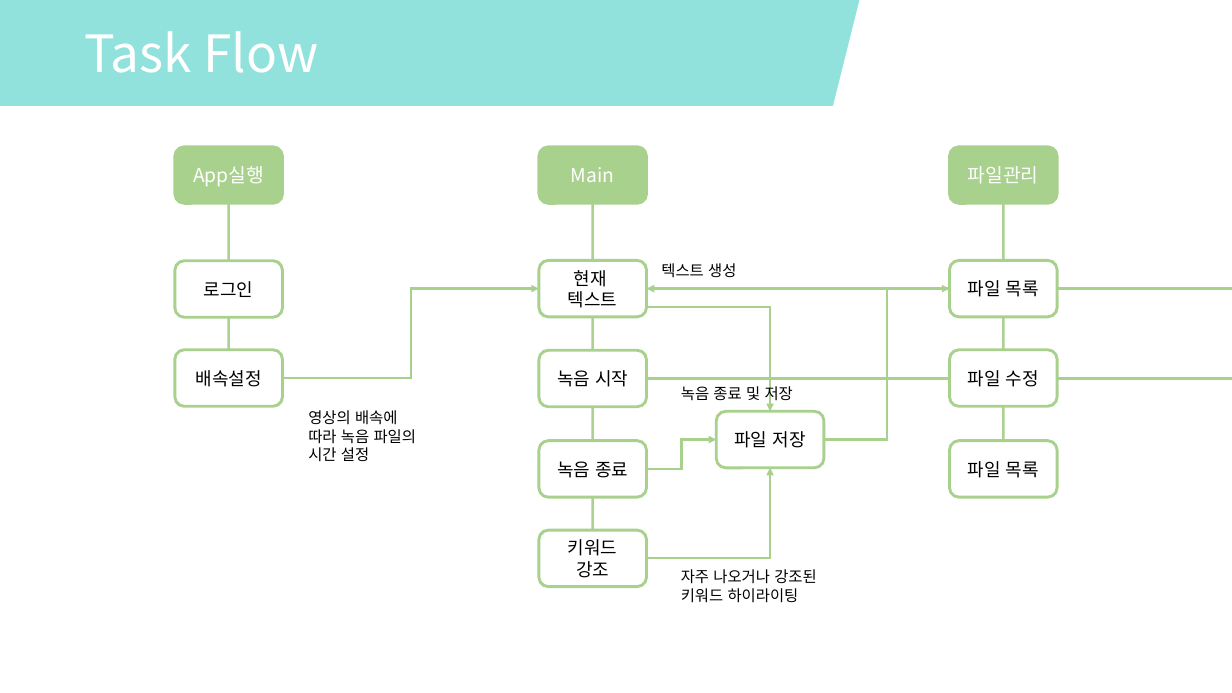
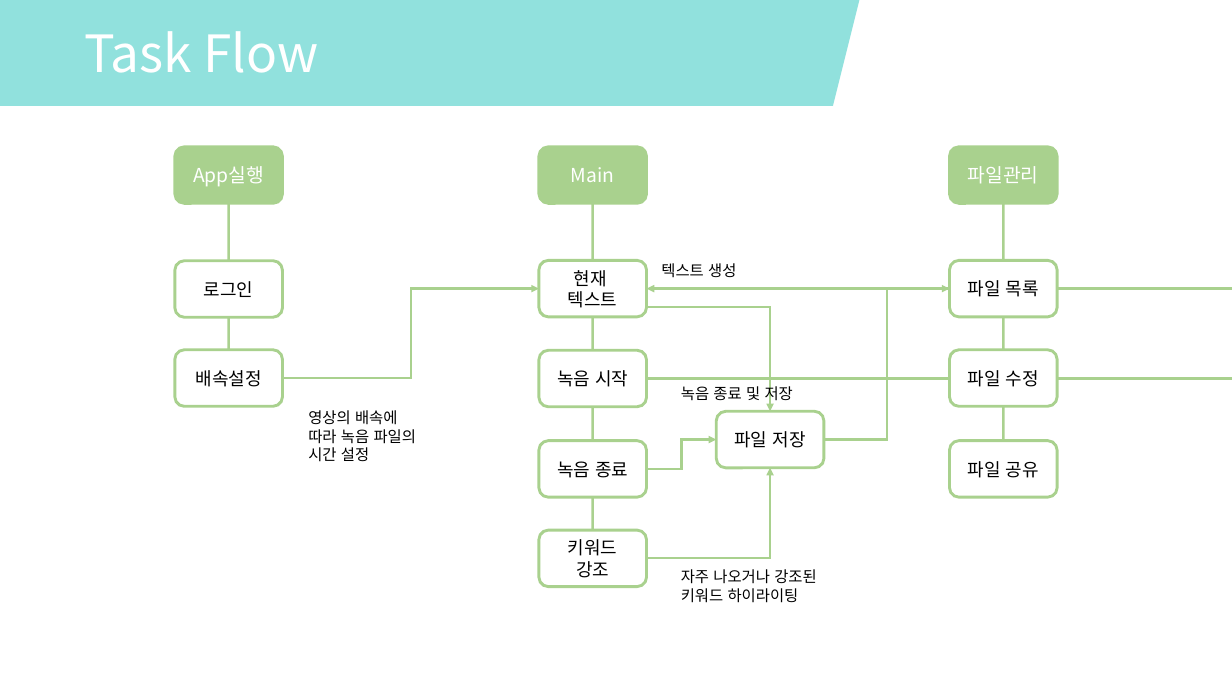
Before and after one commit to kang-seongbeom/Easy-Application, a slide deck: slide 5 of TaskFlow.pptx. Drawn at 1232x693 pixels with LibreOffice and Linux fonts; fonts in the diff are those of the drawing. Boxes give left, top, right and bottom in pixels: in the first picture for what was removed or moved away, otherwise in the second. Text is boxed around its words. In the diff, an @@ line names an element or a change of style, - is before the commit and + after.

```diff
--- a/TaskFlow.pptx
+++ b/TaskFlow.pptx
@@ text in rounded rectangle at [968,461,1039,478]: text changed @@
-파일 목록
+파일 공유
```
Also in this commit, not shown: 1 slide added, 1 slide removed.
